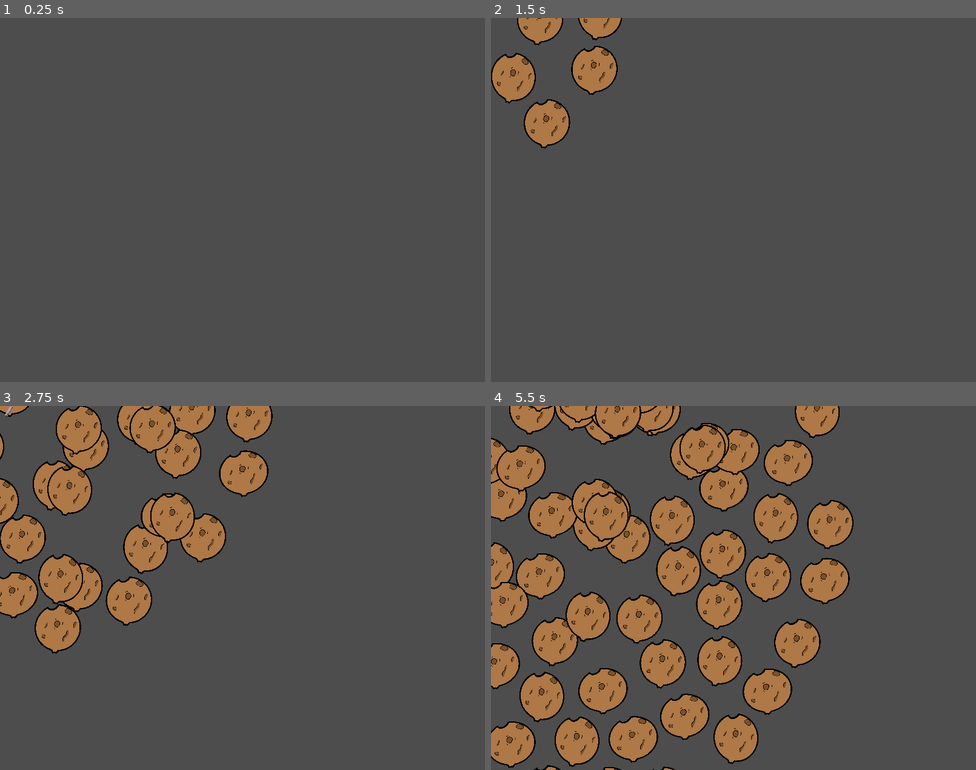
Above: before the commit, frames 1-4 (two rows, left to right).
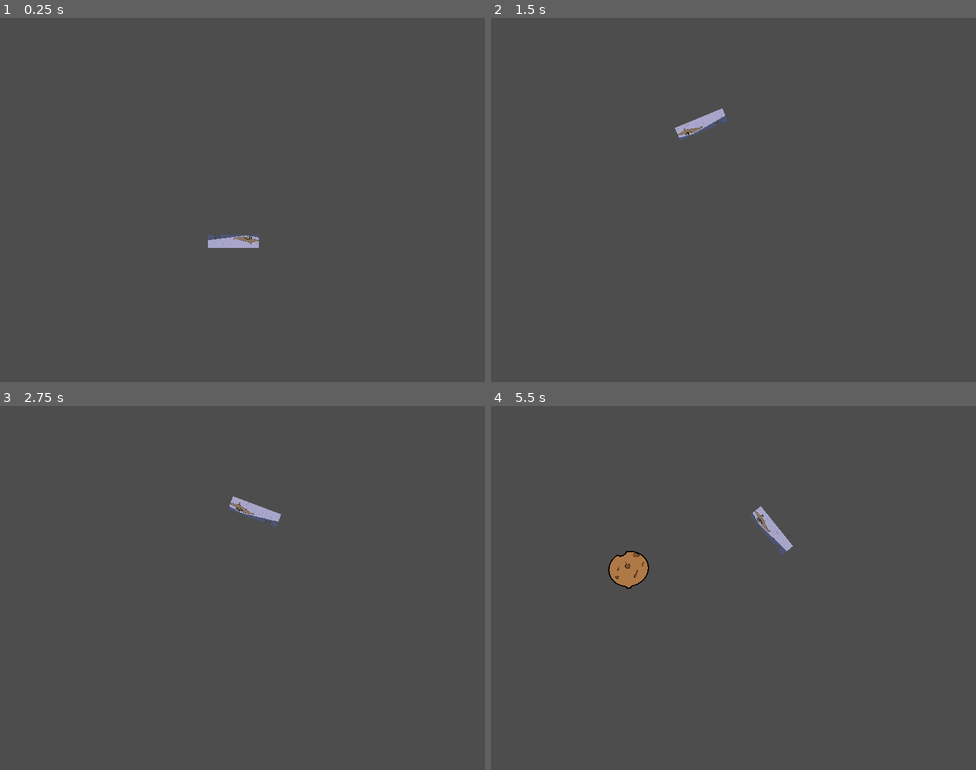
Above: after the commit, the same moments.

Repository: Goonie19/TherapySunProject
Game: Godot game, scene res://scenes/Minigame/minigame_scene.tscn
Two runs of this game, one before a commit and one after it. Both use one fixed random seed, a clock stepped at 60 frames per second and the inputs below. This scene is started directly instead of the project's main scene.
Inputs:
- Up to frame 1 (0.25 s): no input
- Up to frame 2 (1.5 s): tap Enter at 0.5, 1.35 s; hold Right 0.53-1.28 s; hold Enter 0.53-1.28 s; hold Left from 1.28 s (still down)
- Up to frame 3 (2.75 s): release Left at 2.03 s; hold Right from 2.03 s (still down); hold Enter from 2.03 s (still down)
- Up to frame 4 (5.5 s): release Enter at 2.78 s; tap Enter at 2.85, 4.35 s; release Right at 3.53 s; hold Enter 3.53-4.28 s; hold Left from 3.53 s (still down); hold Enter from 5.03 s (still down)

The runs differ from the first frame. In frame 1, 0.4% of the frame differs, in the area x 42-54%, y 59-64%; in frame 2, 4.2%; in frame 3, 16%; in frame 4, 37%, in the area x 0-75%, y 0-100%.

Commit message:
Minigame advanced now spawns come from certain points and rocks disappear when touching anything

Diff:
--- a/project.godot
+++ b/project.godot
@@ -39,3 +39,9 @@
 "events": [Object(InputEventKey,"resource_local_to_scene":false,"resource_name":"","device":-1,"window_id":0,"alt_press …(195 unchanged characters)…
 ]
 }
+
+[layer_names]
+
+2d_physics/layer_1="HitSun"
+2d_physics/layer_2="Shield"
+2d_physics/layer_3="Meteor"
--- a/scenes/Minigame/Meteors/meteor.tscn
+++ b/scenes/Minigame/Meteors/Meteor.tscn
@@ -1,7 +1,7 @@
-[gd_scene load_steps=10 format=3 uid="uid://bbii42lnlwotf"]
+[gd_scene load_steps=10 format=3 uid="uid://b51c8aeipf64j"]
 
-[ext_resource type="Texture2D" uid="uid://byhcols5drhnn" path="res://assets/animations/Minigame/Meteors/Meteoritos_SpriteSheet.png" id="1_embft"]
-[ext_resource type="Script" uid="uid://ccdfne1heydaw" path="res://scripts/Minigame/Meteor/meteor_movement.gd" id="2_tt2mb"]
+[ext_resource type="Script" uid="uid://ccdfne1heydaw" path="res://scripts/Minigame/Meteor/meteor_movement.gd" id="1_wkdxw"]
+[ext_resource type="Texture2D" uid="uid://byhcols5drhnn" path="res://assets/animations/Minigame/Meteors/Meteoritos_SpriteSheet.png" id="2_60j6k"]
 
 [sub_resource type="Animation" id="Animation_jarmb"]
 resource_name = "Meteor_Anim"
@@ -42,28 +42,28 @@
 &"RESET": SubResource("Animation_byaxx")
 }
 
-[sub_resource type="CircleShape2D" id="CircleShape2D_ox4ev"]
-radius = 46.11
-
 [sub_resource type="AnimationNodeAnimation" id="AnimationNodeAnimation_embft"]
 animation = &"Meteor_Anim"
 
 [sub_resource type="AnimationNodeStateMachineTransition" id="AnimationNodeStateMachineTransition_tt2mb"]
 advance_mode = 2
 
-[sub_resource type="AnimationNodeStateMachine" id="AnimationNodeStateMachine_k1p1l"]
+[sub_resource type="AnimationNodeStateMachine" id="AnimationNodeStateMachine_pvie2"]
 states/Meteor_Anim/node = SubResource("AnimationNodeAnimation_embft")
 states/Meteor_Anim/position = Vector2(336, 92)
 states/Start/position = Vector2(171, 81)
 transitions = ["Start", "Meteor_Anim", SubResource("AnimationNodeStateMachineTransition_tt2mb")]
 
-[node name="Meteor" type="CharacterBody2D"]
-script = ExtResource("2_tt2mb")
+[sub_resource type="CircleShape2D" id="CircleShape2D_ybkii"]
+radius = 30.0
+
+[node name="Meteor" type="Node2D"]
+script = ExtResource("1_wkdxw")
 
 [node name="Meteor Sprite" type="Sprite2D" parent="."]
 rotation = -2.50978
-scale = Vector2(0.0547852, 0.0547852)
-texture = ExtResource("1_embft")
+scale = Vector2(0.045, 0.045)
+texture = ExtResource("2_60j6k")
 hframes = 4
 
 [node name="AnimationPlayer" type="AnimationPlayer" parent="."]
@@ -71,9 +71,15 @@
 &"": SubResource("AnimationLibrary_ox4ev")
 }
 
-[node name="CollisionShape2D" type="CollisionShape2D" parent="."]
-shape = SubResource("CircleShape2D_ox4ev")
+[node name="AnimationTree" type="AnimationTree" parent="."]
+tree_root = SubResource("AnimationNodeStateMachine_pvie2")
+anim_player = NodePath("../AnimationPlayer")
 
-[node name="AnimationTree" type="AnimationTree" parent="."]
-tree_root = SubResource("AnimationNodeStateMachine_k1p1l")
-anim_player = NodePath("../AnimationPlayer")
+[node name="Area2D" type="Area2D" parent="."]
+collision_layer = 4
+collision_mask = 3
+
+[node name="CollisionShape2D" type="CollisionShape2D" parent="Area2D"]
+shape = SubResource("CircleShape2D_ybkii")
+
+[connection signal="area_entered" from="Area2D" to="." method="_on_area_2d_body_entered"]
--- /dev/null
+++ b/scenes/Minigame/Meteors/meteor_spawner.tscn
@@ -0,0 +1,23 @@
+[gd_scene load_steps=3 format=3 uid="uid://c7nyikn0c75k3"]
+
+[ext_resource type="Script" uid="uid://cltho041rkr51" path="res://scripts/Minigame/meteor_spawner.gd" id="1_y5igl"]
+[ext_resource type="PackedScene" uid="uid://b51c8aeipf64j" path="res://scenes/Minigame/Meteors/Meteor.tscn" id="2_06x8k"]
+
+[node name="Meteor Spawner" type="Node2D" node_paths=PackedStringArray("meteor_spawn_points")]
+script = ExtResource("1_y5igl")
+meteor_default = ExtResource("2_06x8k")
+meteor_spawn_points = [NodePath("SpawnPoints/SpawnPoint 1"), NodePath("SpawnPoints/SpawnPoint 2"), NodePath("SpawnPoints/SpawnPoint 3"), NodePath("SpawnPoints/SpawnPoint 4")]
+
+[node name="SpawnPoints" type="Node2D" parent="."]
+
+[node name="SpawnPoint 1" type="Node2D" parent="SpawnPoints"]
+position = Vector2(0, -450)
+
+[node name="SpawnPoint 2" type="Node2D" parent="SpawnPoints"]
+position = Vector2(0, 450)
+
+[node name="SpawnPoint 3" type="Node2D" parent="SpawnPoints"]
+position = Vector2(450, 0)
+
+[node name="SpawnPoint 4" type="Node2D" parent="SpawnPoints"]
+position = Vector2(-450, 0)
--- a/scenes/Minigame/minigame_scene.tscn
+++ b/scenes/Minigame/minigame_scene.tscn
@@ -1,50 +1,59 @@
 [gd_scene load_steps=7 format=3 uid="uid://ctwd6aklt5ujt"]
 
+[ext_resource type="Script" uid="uid://coqq1jfjru4af" path="res://scripts/Minigame/MinigameController.gd" id="1_7rs4c"]
 [ext_resource type="Texture2D" uid="uid://c3sm7vmp2sspu" path="res://assets/Bg/Sun therapy bg consulta.png" id="1_fa470"]
 [ext_resource type="Script" uid="uid://c1u7xqijkxsii" path="res://scripts/Minigame/Rotator/blocker_rotator.gd" id="1_jarmb"]
-[ext_resource type="Script" uid="uid://cltho041rkr51" path="res://scripts/Minigame/meteor_spawner.gd" id="3_byaxx"]
-[ext_resource type="PackedScene" uid="uid://bbii42lnlwotf" path="res://scenes/Minigame/Meteors/meteor.tscn" id="4_ox4ev"]
+[ext_resource type="PackedScene" uid="uid://c7nyikn0c75k3" path="res://scenes/Minigame/Meteors/meteor_spawner.tscn" id="4_ox4ev"]
 
 [sub_resource type="CircleShape2D" id="CircleShape2D_jarmb"]
+radius = 50.0
 
 [sub_resource type="RectangleShape2D" id="RectangleShape2D_byaxx"]
 size = Vector2(1608.58, 1217.56)
 
-[node name="MinigameScene" type="Node2D"]
+[node name="MinigameScene" type="Node2D" node_paths=PackedStringArray("minigame_timer", "spawn_timer", "meteor_spawner", "sun_space_rotator_node")]
+position = Vector2(385, 268)
+script = ExtResource("1_7rs4c")
+minigame_time = 5.0
+minigame_timer = NodePath("Minigame Timer")
+spawn_timer = NodePath("Spawn Timer")
+meteor_spawner = NodePath("Meteor Spawner")
+sun_space_rotator_node = NodePath("SunSpace")
+spawn_lapse = 2
 
-[node name="SunSpace" type="Node" parent="."]
+[node name="Minigame Timer" type="Timer" parent="."]
+one_shot = true
 
-[node name="Sun Rigidbody 2D" type="RigidBody2D" parent="SunSpace"]
+[node name="Spawn Timer" type="Timer" parent="."]
 
-[node name="SunCollision" type="CollisionShape2D" parent="SunSpace/Sun Rigidbody 2D"]
+[node name="SunSpace" type="Node2D" parent="."]
+
+[node name="Sun Area 2D" type="Area2D" parent="SunSpace"]
+collision_mask = 4
+
+[node name="SunCollision" type="CollisionShape2D" parent="SunSpace/Sun Area 2D"]
 shape = SubResource("CircleShape2D_jarmb")
 
 [node name="Blocker Rotator" type="Node2D" parent="SunSpace"]
 script = ExtResource("1_jarmb")
-rotation_speed = 12.0
+rotation_speed = 5.0
 
 [node name="Sprite blocker" type="Sprite2D" parent="SunSpace/Blocker Rotator"]
-position = Vector2(4.76837e-07, -17)
-scale = Vector2(0.0107812, 0.00416667)
+position = Vector2(0, 100)
+scale = Vector2(0.053, 0.019)
 texture = ExtResource("1_fa470")
 
-[node name="RigidBody2D" type="RigidBody2D" parent="SunSpace/Blocker Rotator/Sprite blocker"]
+[node name="Blocker Area 2D" type="Area2D" parent="SunSpace/Blocker Rotator/Sprite blocker"]
+scale = Vector2(1, 1)
+collision_layer = 2
+collision_mask = 4
 
-[node name="CollisionShape2D" type="CollisionShape2D" parent="SunSpace/Blocker Rotator/Sprite blocker/RigidBody2D"]
+[node name="CollisionShape2D" type="CollisionShape2D" parent="SunSpace/Blocker Rotator/Sprite blocker/Blocker Area 2D"]
+scale = Vector2(1, 1)
 shape = SubResource("RectangleShape2D_byaxx")
 
-[node name="Meteor Spawner" type="Node2D" parent="." node_paths=PackedStringArray("meteor_spawn_points")]
-script = ExtResource("3_byaxx")
-meteor_default = ExtResource("4_ox4ev")
-meteor_spawn_points = [NodePath("../SpawnPoints/SpawnPoint 1"), NodePath("../SpawnPoints/SpawnPoint 2"), NodePath("../SpawnPoints/SpawnPoint 3")]
+[node name="Meteor Spawner" parent="." instance=ExtResource("4_ox4ev")]
 
-[node name="SpawnPoints" type="Node2D" parent="."]
-
-[node name="SpawnPoint 1" type="Node2D" parent="SpawnPoints"]
-position = Vector2(77.64, -46.955)
-
-[node name="SpawnPoint 2" type="Node2D" parent="SpawnPoints"]
-position = Vector2(77.64, 0)
-
-[node name="SpawnPoint 3" type="Node2D" parent="SpawnPoints"]
-position = Vector2(77.64, 46.955)
+[connection signal="timeout" from="Minigame Timer" to="." method="finish_minigame"]
+[connection signal="timeout" from="Spawn Timer" to="." method="spawn_random_meteor"]
+[connection signal="area_entered" from="SunSpace/Blocker Rotator/Sprite blocker/Blocker Area 2D" to="SunSpace/Blocker Rotator" method="_on_blocker_area_2d_area_entered"]
--- a/scripts/Character/character_controller.gd
+++ b/scripts/Character/character_controller.gd
@@ -1,6 +1,6 @@
 extends Node
 
-class_name character_controller
+class_name CharacterController
 
 @export var anim : AnimationPlayer
 @export var anim_tree : AnimationTree
--- a/scripts/Minigame/Meteor/meteor_movement.gd
+++ b/scripts/Minigame/Meteor/meteor_movement.gd
@@ -1,15 +1,20 @@
-extends CharacterBody2D
+extends Node2D
 
 class_name MeteorMovement
+
+@export var rb: RigidBody2D
 
 var speed : float = 201
 
 var direction: Vector2 =Vector2(0,-1)
 
 func _process(delta: float) -> void:
-	velocity = speed * direction
-	move_and_slide()
+	position += speed * direction * delta
 
 func initialize(new_speed: float, dir: Vector2):
 	speed = new_speed
 	direction = dir
+
+
+func _on_area_2d_body_entered(body: Node2D) -> void:
+	queue_free()
--- a/scripts/Minigame/MinigameController.gd
+++ b/scripts/Minigame/MinigameController.gd
@@ -1,7 +1,29 @@
 extends Node
 
 @export var minigame_time : float
+
+@export var minigame_timer: Timer
+@export var spawn_timer: Timer
+@export var meteor_spawner: MeteorSpawner
+@export var sun_space_rotator_node: Node2D
+@export var spawn_lapse: int
+
 #@export var character_rotator
 
+func _ready() -> void:
+	start_minigame()
+
 func start_minigame():
-	print_debug("ola")
+	minigame_timer.start(minigame_time)
+	spawn_timer.start(spawn_lapse)
+	sun_space_rotator_node.process_mode = Node.PROCESS_MODE_INHERIT
+
+
+func spawn_random_meteor():
+	meteor_spawner.spawn_meteor(sun_space_rotator_node)
+	spawn_timer.start(spawn_lapse)
+
+
+func finish_minigame():
+	spawn_timer.stop()
+	print("Sacabo")
--- a/scripts/Minigame/Rotator/blocker_rotator.gd
+++ b/scripts/Minigame/Rotator/blocker_rotator.gd
@@ -20,3 +20,7 @@
 		dir -= 1
 
 	setRotation(dir)
+
+
+func _on_blocker_area_2d_area_entered(area: Area2D) -> void:
+	print("Yo si que lo detecto")
--- a/scripts/Minigame/meteor_spawner.gd
+++ b/scripts/Minigame/meteor_spawner.gd
@@ -1,17 +1,16 @@
 extends Node2D
 
-class_name meteor_spawner
+class_name MeteorSpawner
 
 @export var meteor_default : PackedScene
 
 @export var meteor_spawn_points : Array[Node2D]
 
-func _process(delta: float) -> void:
-	if Input.is_key_pressed(KEY_ENTER):
-		spawn_meteor()
-
-func spawn_meteor():
+func spawn_meteor(objective: Node2D):
 	var meteor = meteor_default.instantiate()
 	add_child(meteor)
-	meteor.global_position = meteor_spawn_points[0].global_position
-	meteor.initialize(100, Vector2(0,1))
+	meteor.global_position = meteor_spawn_points.pick_random().global_position
+
+	var dir = (objective.global_position - meteor.global_position).normalized()
+
+	meteor.initialize(200, dir)
